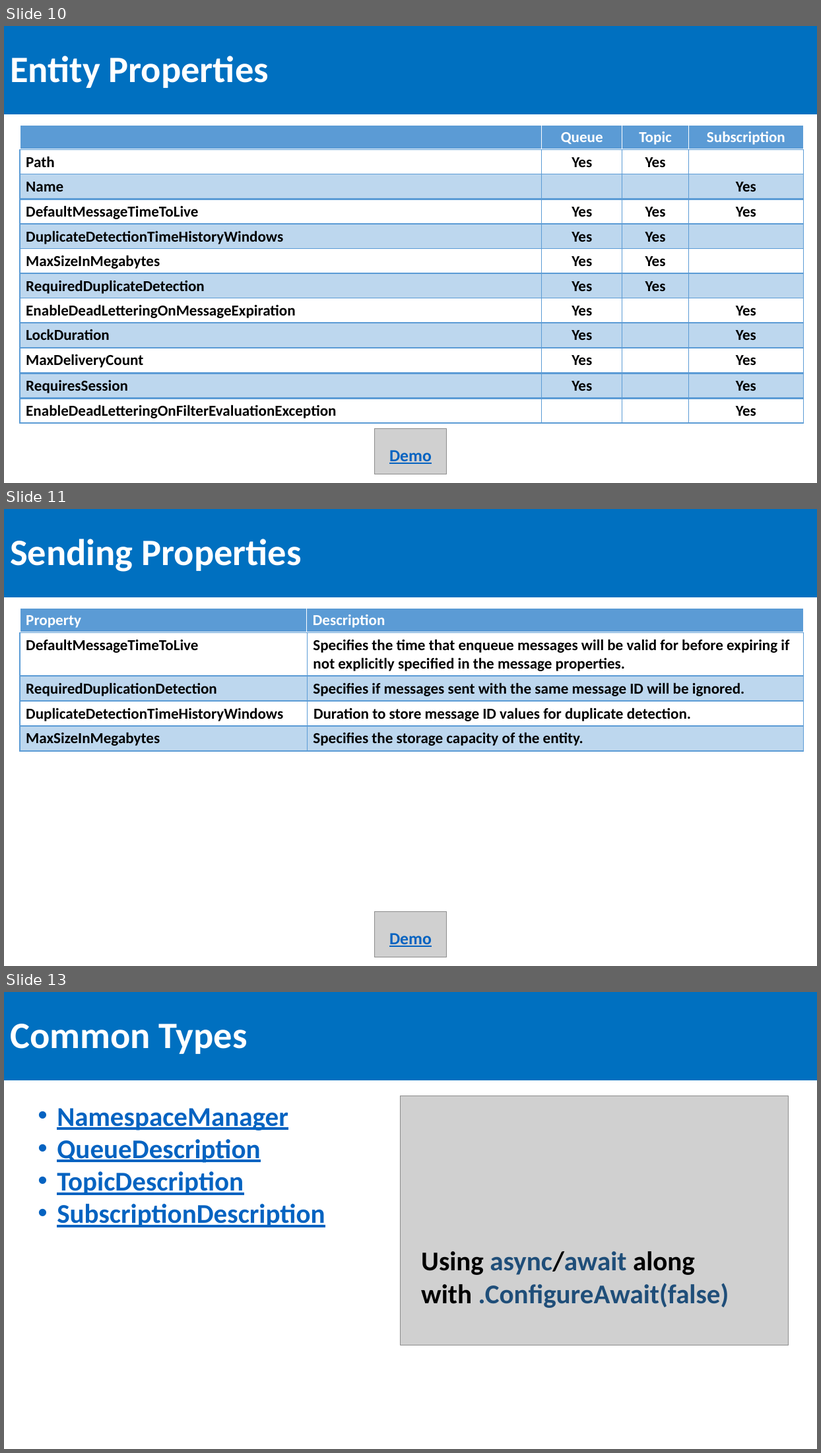
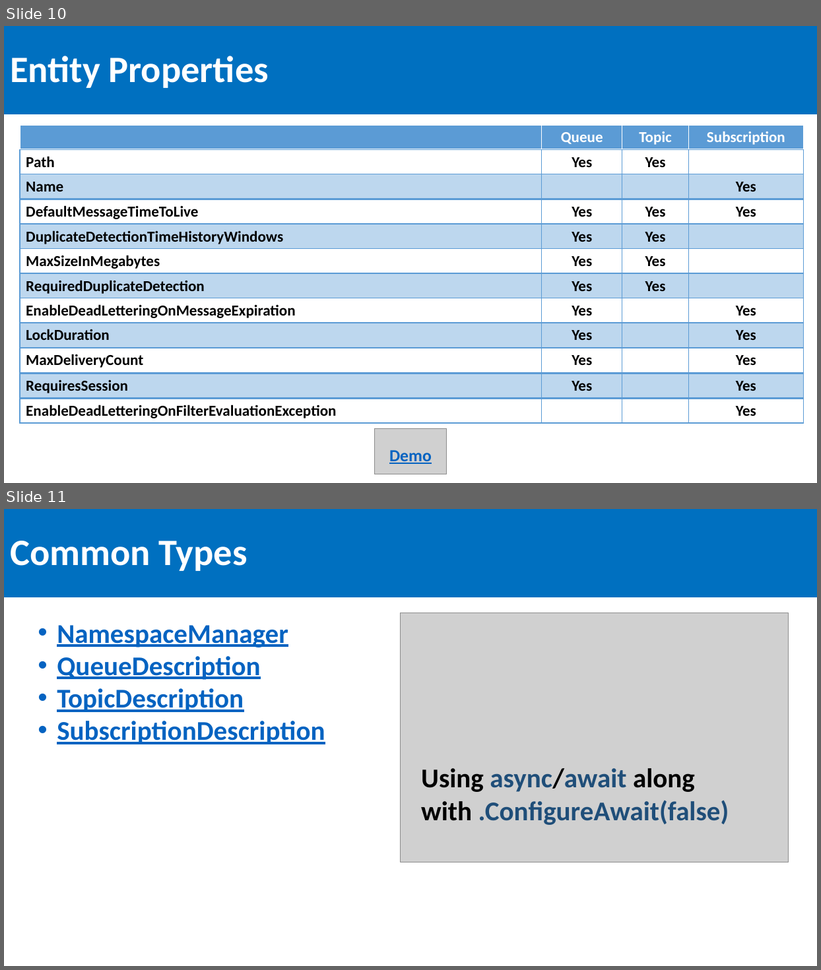
Before and after one commit to SeanFeldman/ASB-DotNet-YYC, a slide deck: Azure Service Bus Calgary .NET usergroup 2016-03-24.pptx. Shown one above the other, each under a label of ours: slides 10, 11 and 13 before the commit, slides 10 and 11 after it; the slides between them are not shown. The pictures are 821x1453 and 821x970 pixels, drawn with LibreOffice and Linux fonts; fonts in the diff are those of the drawing; grey boxes stand for pictures. Boxes give left, top, right and bottom in pixels: in the first picture for what was removed or moved away, otherwise in the second. Text is boxed around its words. In the diff, an @@ line names an element or a change of style, - is before the commit and + after.

Commit message:
missing links/typos/removed duplicated slides

```diff
--- a/Azure Service Bus Calgary .NET usergroup 2016-03-24.pptx
+++ b/Azure Service Bus Calgary .NET usergroup 2016-03-24.pptx
@@ slide 11 removed at (x1=4, y1=509, x2=817, y2=966), background #FFFFFF @@
@@ title removed at (x1=4, y1=509, x2=817, y2=597) @@
-Sending Properties
@@ table removed at (x1=20, y1=609, x2=804, y2=634), 1 rows, 2 columns @@
-Property | Description
@@ table removed at (x1=20, y1=633, x2=804, y2=675), 1 rows, 2 columns @@
-DefaultMessageTimeToLive | Specifies the time that enqueue messages will be valid for before expiring if not explicitly specified in the message properties.
@@ table removed at (x1=20, y1=676, x2=804, y2=701), 1 rows, 2 columns @@
-RequiredDuplicationDetection | Specifies if messages sent with the same message ID will be ignored.
@@ table removed at (x1=20, y1=702, x2=805, y2=727), 1 rows, 2 columns @@
-DuplicateDetectionTimeHistoryWindows | Duration to store message ID values for duplicate detection.
@@ table removed at (x1=20, y1=726, x2=804, y2=751), 1 rows, 2 columns @@
-MaxSizeInMegabytes | Specifies the storage capacity of the entity.
@@ picture removed at (x1=374, y1=912, x2=447, y2=958) @@
@@ text removed at (x1=389, y1=933, x2=432, y2=947) @@
-Demo
@@ what was slide 13 is now slide 11 @@
```
Also in this commit, not shown: 2 slides changed, 1 other slide removed.
